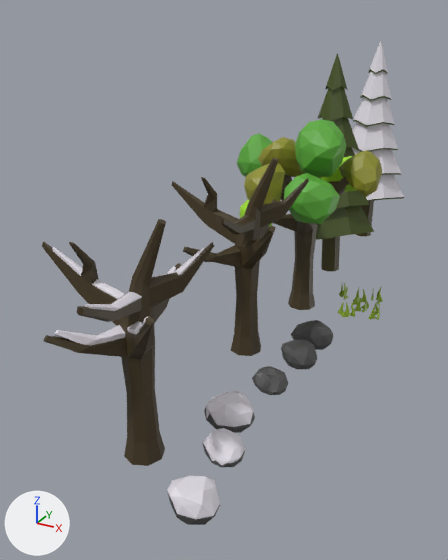
The OBJ model public/models/low_poly_tree/low_poly_trees2.obj as it was, and as the next commit left it.
The view is the same before and after, from a 50 mm lens placed at (5.4, -11.22, 5.61), pointed at (0.11, -1.6, 0.81). Arrows for +X, +Y and +Z are at lower left; the lights stay in place. Where no turn or scale is listed for an object, it has been applied to the vertices. Vertices at the same position are counted once.

Objects in the first picture: 'low_poly_tree_2_bare_snow_tree', 'low_poly_tree_2_bare_snow_tree__snow', 'low_poly_tree_2_bare_tree', 'low_poly_tree_2_evergreen_tree', 'low_poly_tree_2_evergreen_tree_snow', 'low_poly_tree_2_grass_6', 'low_poly_tree_2_leaf_tree', 'low_poly_tree_2_rock_1', 'low_poly_tree_2_rock_2', 'low_poly_tree_2_rock_3', 'low_poly_tree_2_rock_4_snow', 'low_poly_tree_2_rock_5_snow', 'low_poly_tree_2_rock_6_snow'.
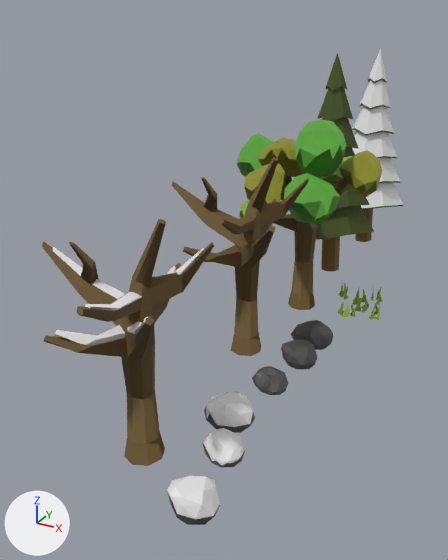
Changed parts and their boxes (x1, y1, x2, y2) in the pictures (448 x 560 px; the box of a moved part takes in the faces that stretch with it):
'low_poly_tree_2_leaf_tree', recoloured, surface changed, shading changed: (236, 124, 382, 310) in both
'low_poly_tree_2_bare_snow_tree', recoloured, surface changed, shading changed: (42, 219, 214, 466) in both
'low_poly_tree_2_bare_tree', recoloured, surface changed, shading changed: (172, 158, 309, 356) in both
'low_poly_tree_2_evergreen_tree_snow', recoloured, surface changed, reshaped (18% shorter): before (352, 41, 404, 237); after (352, 50, 403, 210)
'low_poly_tree_2_evergreen_tree', recoloured, surface changed (yellow to brown): (316, 116, 374, 271) in both
'low_poly_tree_2_evergreen_tree_snow__bottom', added: after (355, 209, 373, 242)
part 2 of me_low_poly_tree_2_bare_snow_tree__snow, shading changed: (53, 247, 204, 345) in both
part 4 of me_low_poly_tree_2_evergreen_tree_snow, moved or reshaped: before (352, 41, 404, 200); after (352, 50, 403, 208)
part 5 of me_low_poly_tree_2_evergreen_tree_snow, rebuilt (21% shorter): before (353, 69, 404, 237); after (352, 78, 403, 210)
part 6 of me_low_poly_tree_2_grass_6, shading changed: (338, 302, 355, 317) in both
part 7 of me_low_poly_tree_2_leaf_tree, shading changed: (236, 119, 382, 310) in both

Edits to the bpy script that builds the scene:
```text
Change mat_material__bark:
    mat_material__bark.base_color: (0.0578, 0.0395, 0.0137) -> (0.144, 0.0868, 0.0209)  # brown #44381f -> brown #6a5328
    mat_material__bark.roughness: 0.5 -> 0.7
Change mat_material_trunk:
    mat_material_trunk.base_color: (0.0545, 0.0455, 0.00494) -> (0.147, 0.0809, 0.00661)  # dark yellow #423c0f -> brown #6b5013
    mat_material_trunk.roughness: 0.5 -> 0.7
Change mat_material__bright_green_leaves:
    mat_material__bright_green_leaves.base_color: (0.392, 0.8, 0.029) -> (0.237, 0.468, 0.047)  # green #a8e730 -> green #86b63d
Change me_low_poly_tree_2_bare_snow_tree:
    where me_low_poly_tree_2_bare_snow_tree.from_pydata(...)  # 184 vertices, 178 faces; spans x -0.52..1.85, y -6.7..-4.53, z -0.17..3.36
    me_low_poly_tree_2_bare_snow_tree part 1: edges marked sharp go from 0 to 335
Change me_low_poly_tree_2_bare_snow_tree__snow:
    where me_low_poly_tree_2_bare_snow_tree__snow.from_pydata(...)  # 158 vertices, 149 faces; spans x -0.34..1.79, y -6.56..-4.65, z 0.42..3.24
    me_low_poly_tree_2_bare_snow_tree__snow part 2: edges marked sharp go from 0 to 276
Change me_low_poly_tree_2_bare_tree:
    where me_low_poly_tree_2_bare_tree.from_pydata(...)  # 184 vertices, 178 faces; spans x -0.52..1.85, y -3.53..-1.37, z -0.07..3.46
    me_low_poly_tree_2_bare_tree part 3: edges marked sharp go from 0 to 335
Change me_low_poly_tree_2_evergreen_tree_snow:
    remove me_low_poly_tree_2_evergreen_tree_snow.from_pydata(...)  # 216 vertices, 197 faces; spans x -0.11..1.91, y 3.96..5.98, z -0.15..4.87
    add me_low_poly_tree_2_evergreen_tree_snow.from_pydata(...)  # 200 vertices, 186 faces; spans x -0.11..1.91, y 3.96..5.98, z 0.8..4.66
    me_low_poly_tree_2_evergreen_tree_snow part 4: the loose piece of 96 vertices spanning x -0.11..1.91, y 3.96..5.98, z 1.05..4.87 is moved by (0.0, 0.0, -0.21)
    me_low_poly_tree_2_evergreen_tree_snow part 5: the loose piece of 120 vertices spanning x -0.11..1.91, y 3.96..5.98, z -0.15..4.83 is rebuilt with 104 vertices and now spans x -0.11..1.91, y 3.96..5.98, z 0.8..4.62, in mat_material__green_fir (dark green #415012)
    remove me_low_poly_tree_2_evergreen_tree_snow.materials.append(mat_material_trunk)  # dark yellow #423c0f
    remove me_low_poly_tree_2_evergreen_tree_snow.materials.append(mat_material_009)  # dark green #415011
    add me_low_poly_tree_2_evergreen_tree_snow.materials.append(mat_material__green_fir)  # dark green #415012
Change me_low_poly_tree_2_grass_6:
    where me_low_poly_tree_2_grass_6.from_pydata(...)  # 44 vertices, 38 faces; spans x 2.013..2.374, y -0.478..-0.256, z 0.006..0.322
    me_low_poly_tree_2_grass_6 part 6: all faces are now shaded smooth (38 of 38 changed)
Change me_low_poly_tree_2_leaf_tree:
    where me_low_poly_tree_2_leaf_tree.from_pydata(...)  # 520 vertices, 818 faces; spans x -0.77..2.41, y -1.4..1.35, z -0.21..3.71
    me_low_poly_tree_2_leaf_tree part 7: edges marked sharp go from 0 to 1188
Add me_low_poly_tree_2_evergreen_tree_snow__bottom:
    me_low_poly_tree_2_evergreen_tree_snow__bottom.from_pydata([(0.915, 5.195, -0.314), (1.075, 5.136, -0.307), (1.146, 4.981, -0.303), (1.087, 4.821, -0.305), (0.932, 4.749, -0.31), (0.772, 4.808, -0.317), (0.701, 4.963, -0.321), (0.76, 5.123, -0.32), (0.712, 5.132, 0.874), (0.867, 5.203, 0.88), (1.098, 4.989, 0.891), (1.039, 4.829, 0.89), (1.027, 5.144, 0.887), (0.653, 4.971, 0.873), (0.884, 4.757, 0.884), (0.724, 4.816, 0.877)], [], [(0, 1, 2, 3, 4, 5, 6, 7), (1, 0, 9, 12), (10, 2, 1, 12), (11, 3, 2, 10), (14, 4, 3, 11), (15, 5, 4, 14), (6, 5, 15, 13), (0, 7, 8, 9), (7, 6, 13, 8)])
    me_low_poly_tree_2_evergreen_tree_snow__bottom.materials.append(mat_material_trunk)  # brown #6b5013
Add ob_low_poly_tree_2_evergreen_tree_snow__bottom:
    ob_low_poly_tree_2_evergreen_tree_snow__bottom = bpy.data.objects.new('low_poly_tree_2_evergreen_tree_snow__bottom', me_low_poly_tree_2_evergreen_tree_snow__bottom)
    ob_low_poly_tree_2_evergreen_tree_snow__bottom.location = (0.0, 0.0, 0.0)
```
